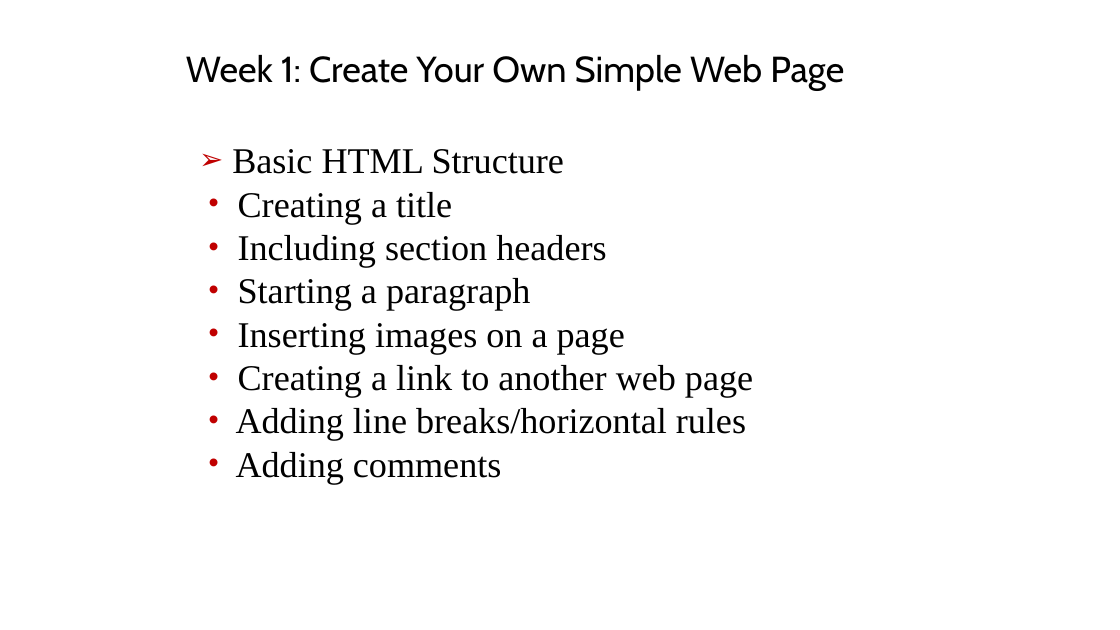
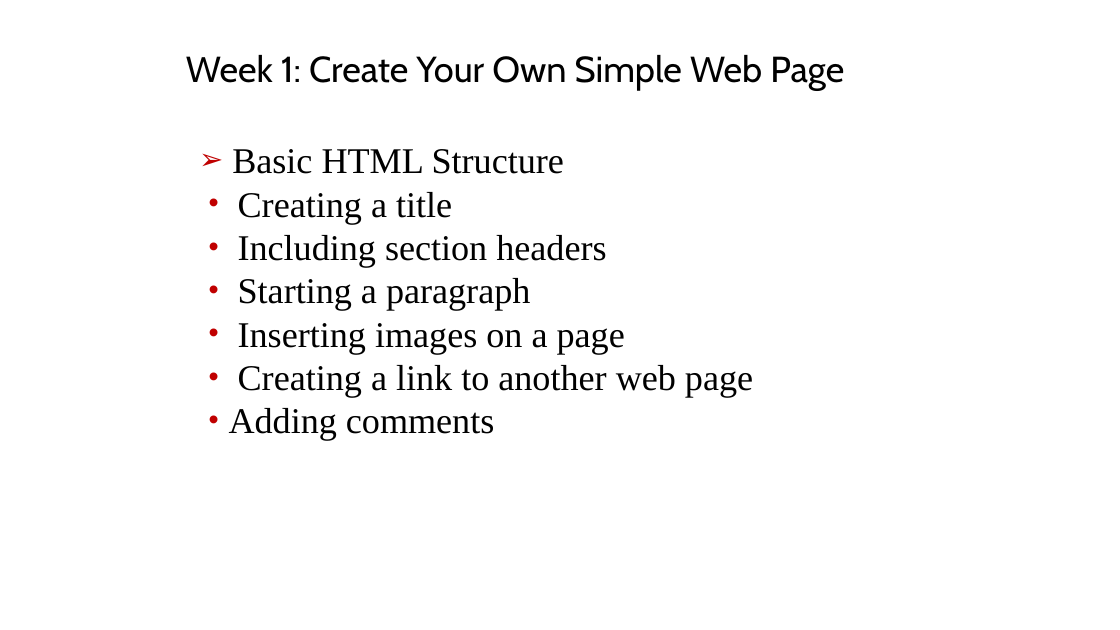
Before and after one commit to joeappleton18/cda400_2017, a slide deck: slide 12 of sessions/week2/slides.pptx. Drawn at 1120x630 pixels with LibreOffice and Linux fonts; fonts in the diff are those of the drawing. Boxes give left, top, right and bottom in pixels: in the first picture for what was removed or moved away, otherwise in the second. Text is boxed around its words. In the diff, an @@ line names an element or a change of style, - is before the commit and + after.

```diff
--- a/sessions/week2/slides.pptx
+++ b/sessions/week2/slides.pptx
@@ text at (236,408,746,441): paragraph removed @@
-  • Adding line breaks/horizontal rules
```
Also in this commit, not shown: 3 other slides changed, 2 slides added, 8 other files.
